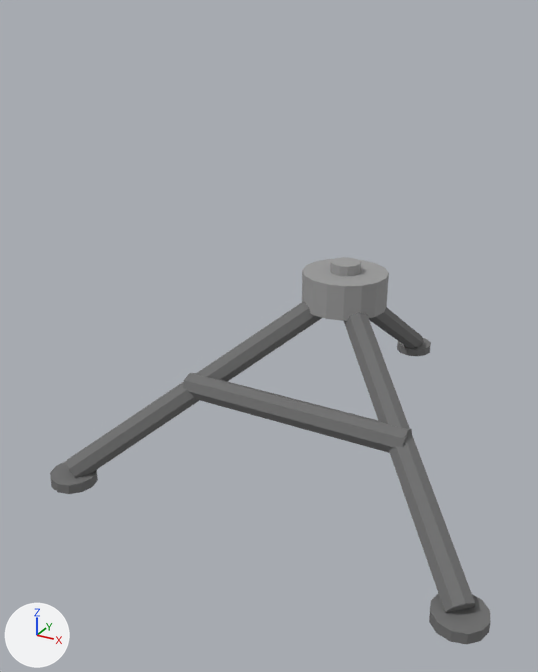
The OBJ model Models/ce_m240b_base.obj: old version first, new version second.
One viewpoint serves both versions: a camera (50 mm lens) standing at (0.543, -1.3, 0.845) and looking at (-0.117, -0.1, 0.245). The axes (+X, +Y, +Z) are drawn at lower left. The lights are the same throughout. The first picture is the older version. Where no turn or scale is listed for an object, it has been applied to the vertices.

Objects in the first picture: 'ce_m240b_base_crossbar', 'ce_m240b_base_foot1', 'ce_m240b_base_foot2', 'ce_m240b_base_head', 'ce_m240b_base_leg0', 'ce_m240b_base_leg1', 'ce_m240b_base_leg2', 'ce_m240b_base_pintle' and 1 more.
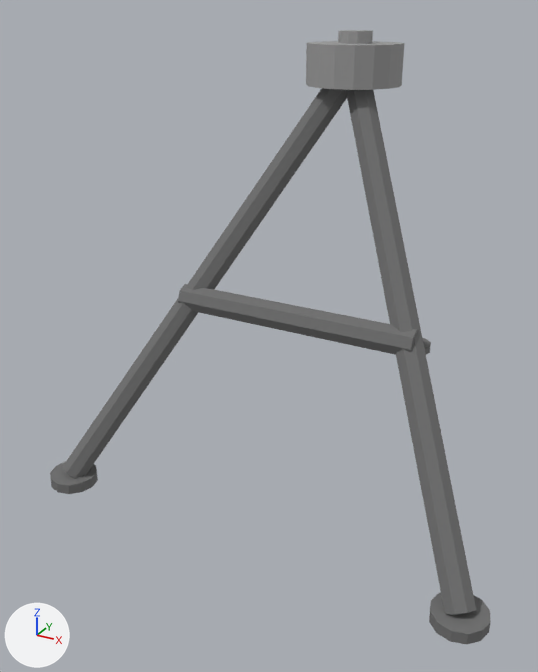
The change in detail:
me_ce_m240b_base_crossbar is used by ob_ce_m240b_base_crossbar; location (0.0, 0.0, 0.0).
me_ce_m240b_base_crossbar had 16 vertices, 28 faces and spanned x -0.223..0.223, y -0.255..-0.205, z 0.143..0.193.
me_ce_m240b_base_crossbar now has 16 vertices, 28 faces and spans x -0.223..0.223, y -0.255..-0.205, z 0.328..0.378.
me_ce_m240b_base_crossbar part 1: the whole mesh is moved by (0.0, 0.0, 0.184).
me_ce_m240b_base_head is used by ob_ce_m240b_base_head; location (0.0, 0.0, 0.0).
me_ce_m240b_base_head had 32 vertices, 60 faces and spanned x -0.085..0.085, y -0.085..0.085, z 0.3..0.37.
me_ce_m240b_base_head now has 32 vertices, 60 faces and spans x -0.085..0.085, y -0.085..0.085, z 0.72..0.79.
me_ce_m240b_base_head part 2: the whole mesh is moved by (0.0, 0.0, 0.42).
me_ce_m240b_base_leg0 is used by ob_ce_m240b_base_leg0; location (0.0, 0.0, 0.0).
me_ce_m240b_base_leg0 had 16 vertices, 28 faces and spanned x -0.025..0.025, y -0.013..0.513, z 0.002..0.356.
me_ce_m240b_base_leg0 now has 16 vertices, 28 faces and spans x -0.025..0.025, y -0.021..0.521, z 0.006..0.769.
me_ce_m240b_base_leg0 part 3: 16 of 16 vertices moved; they spanned x -0.025..0.025, y -0.013..0.513, z 0.002..0.356 and now span x -0.025..0.025, y -0.021..0.521, z 0.006..0.769; mean shift (0.0, 0.0, 0.208).
me_ce_m240b_base_leg1 is used by ob_ce_m240b_base_leg1; location (0.0, 0.0, 0.0).
me_ce_m240b_base_leg1 had 16 vertices, 28 faces and spanned x -0.399..0.019, y -0.428..0.018, z 0.002..0.357.
me_ce_m240b_base_leg1 now has 16 vertices, 28 faces and spans x -0.403..0.023, y -0.432..0.022, z 0.005..0.77.
me_ce_m240b_base_leg1 part 4: 16 of 16 vertices moved; they spanned x -0.399..0.019, y -0.428..0.018, z 0.002..0.357 and now span x -0.403..0.023, y -0.432..0.022, z 0.005..0.77; mean shift (0.0, 0.0, 0.208).
me_ce_m240b_base_leg2 is used by ob_ce_m240b_base_leg2; location (0.0, 0.0, 0.0).
me_ce_m240b_base_leg2 had 16 vertices, 28 faces and spanned x -0.019..0.399, y -0.428..0.018, z 0.002..0.357.
me_ce_m240b_base_leg2 now has 16 vertices, 28 faces and spans x -0.023..0.403, y -0.432..0.022, z 0.005..0.77.
me_ce_m240b_base_leg2 part 5: 16 of 16 vertices moved; they spanned x -0.019..0.399, y -0.428..0.018, z 0.002..0.357 and now span x -0.023..0.403, y -0.432..0.022, z 0.005..0.77; mean shift (0.0, 0.0, 0.208).
me_ce_m240b_base_pintle is used by ob_ce_m240b_base_pintle; location (0.0, 0.0, 0.0).
me_ce_m240b_base_pintle had 24 vertices, 44 faces and spanned x -0.03..0.03, y -0.03..0.03, z 0.37..0.39.
me_ce_m240b_base_pintle now has 24 vertices, 44 faces and spans x -0.03..0.03, y -0.03..0.03, z 0.79..0.81.
me_ce_m240b_base_pintle part 6: the whole mesh is moved by (0.0, 0.0, 0.42).

Where the change shows, as pixel boxes (x1, y1, x2, y2) in the pictures (538 x 672 px):
'ce_m240b_base_leg2', reshaped (74% taller): before (344, 312, 476, 613); after (346, 90, 476, 614)
'ce_m240b_base_leg1', reshaped (11% wider, 121% taller): before (66, 302, 322, 478); after (62, 88, 347, 479)
'ce_m240b_base_crossbar', moved: before (183, 373, 412, 453); after (178, 284, 418, 355)
'ce_m240b_base_head', moved: before (302, 259, 389, 321); after (306, 41, 404, 90)
'ce_m240b_base_pintle', moved: before (330, 257, 361, 277); after (338, 30, 373, 44)
'ce_m240b_base_leg0', reshaped (mostly hidden afterwards): before (369, 307, 423, 348); after (374, 96, 423, 339)
